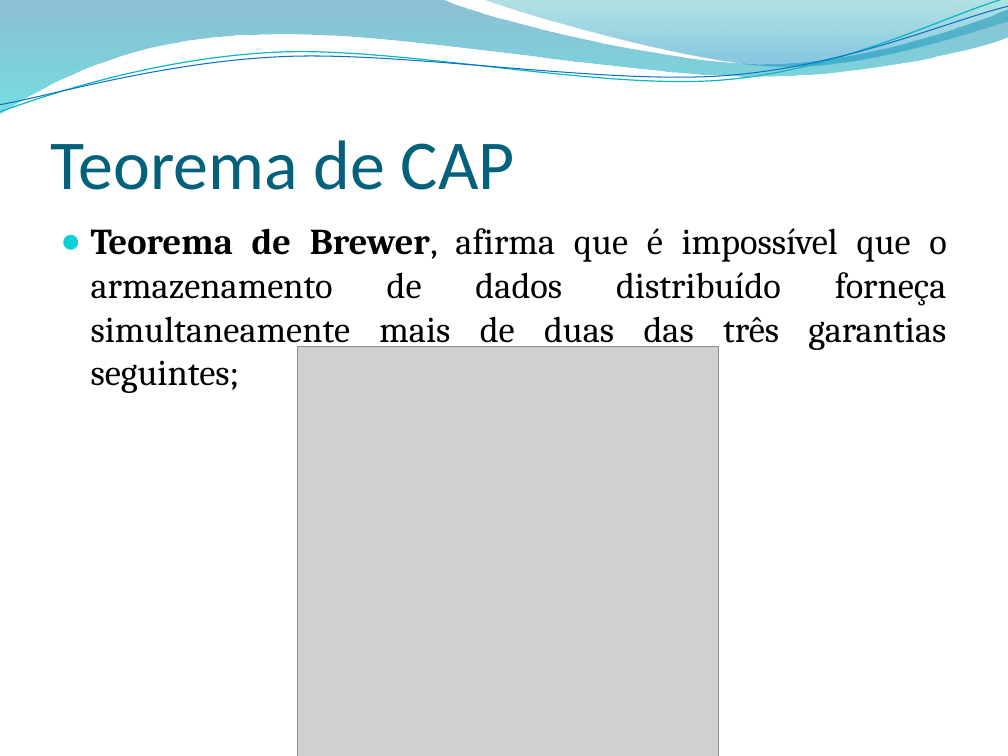
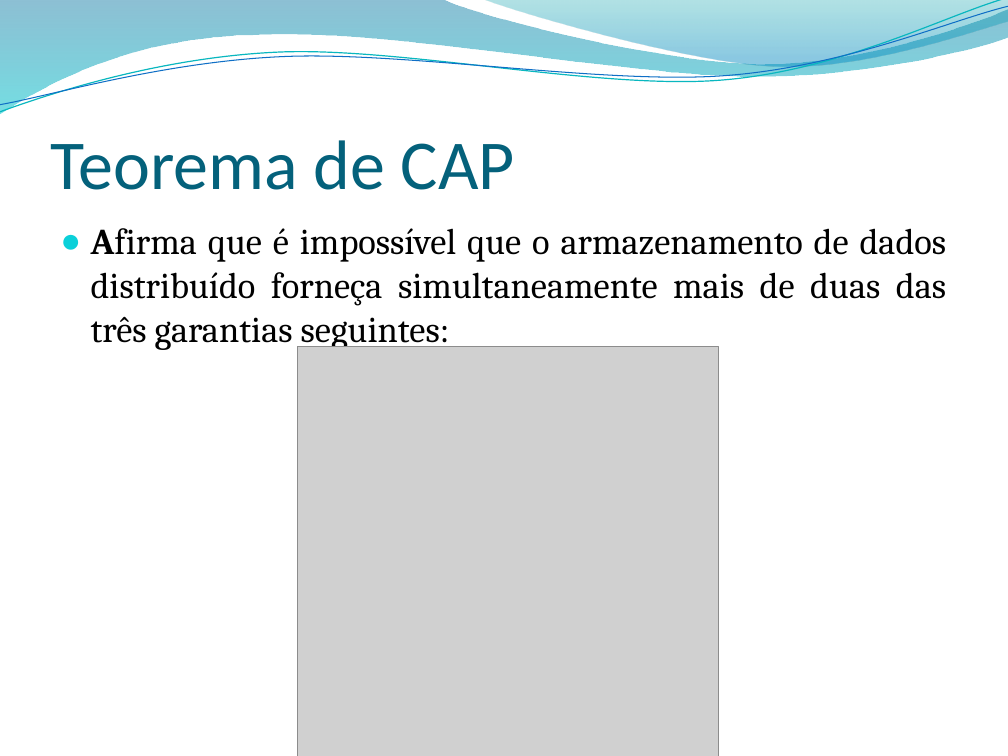
Before and after one commit to leonardopordeus/BD, a slide deck: slide 10 of Aula04.pptx. Drawn at 1008x756 pixels with LibreOffice and Linux fonts; fonts in the diff are those of the drawing; grey boxes stand for pictures; background and template pictures are left out. Boxes give left, top, right and bottom in pixels: in the first picture for what was removed or moved away, otherwise in the second. Text is boxed around its words. In the diff, an @@ line names an element or a change of style, - is before the commit and + after.

```diff
--- a/Aula04.pptx
+++ b/Aula04.pptx
@@ text at [91, 228, 947, 350]: text changed @@
-● Teorema de Brewer, afirma que é impossível que o armazenamento de dados distribuído forneça simultaneamente mais de duas das três garantias seguintes;
+● Afirma que é impossível que o armazenamento de dados distribuído forneça simultaneamente mais de duas das três garantias seguintes:
```
Also in this commit, not shown: 1 other slide changed.
